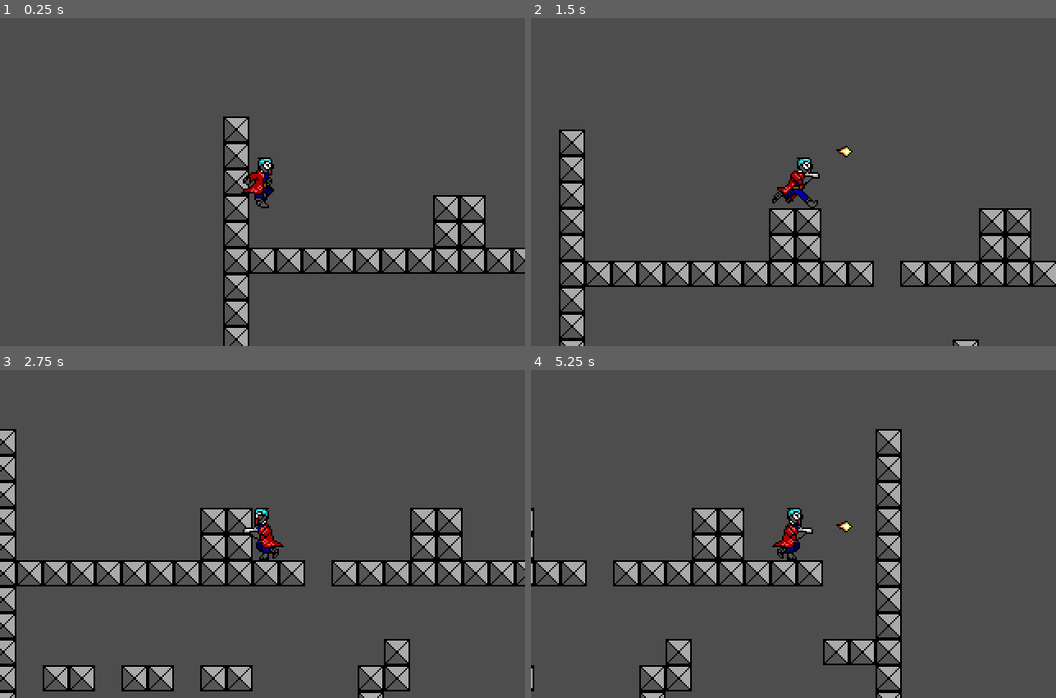
Above: before the commit, frames 1-4 (two rows, left to right).
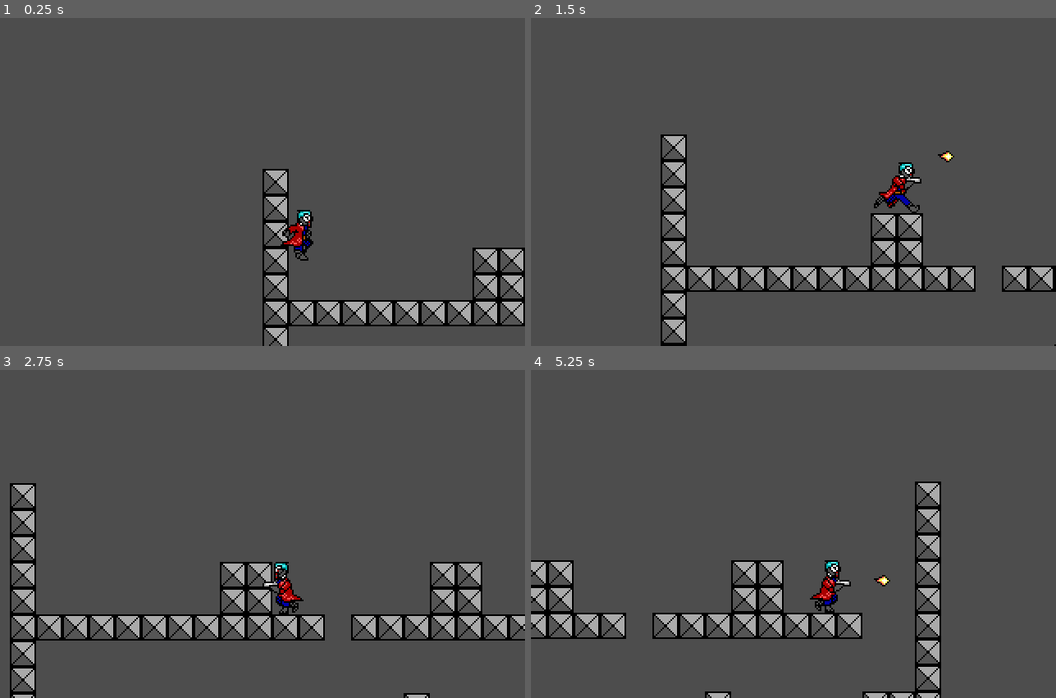
Above: after the commit, the same moments.

Repository: jucarave/nullfire
Game: Godot game, scene res://scenes/test_scene.tscn
The game is run twice, just before and just after one commit, with the same random seed, the same clock (stepped at 60 frames per second) and the same inputs. The project has no main scene, so this scene is started directly.
Inputs:
- Up to frame 1 (0.25 s): no input
- Up to frame 2 (1.5 s): hold Right (right) from 0.53 s (still down); tap A (shoot) at 0.6, 1.35 s; tap D (jump) at 0.77 s
- Up to frame 3 (2.75 s): tap D (jump) at 1.52 s; release Right (right) at 2.03 s; hold Left (left) from 2.03 s (still down); tap A (shoot) at 2.1 s
- Up to frame 4 (5.25 s): release Left (left) at 2.78 s; hold Right (right) 2.78-4.28 s; tap A (shoot) every 0.75 s from 2.85 to 5.1 s; tap D (jump) at 3.02, 3.77, 4.52 s; hold Left (left) 4.28-5.03 s; hold Right (right) from 5.03 s (still down)

The runs differ from the first frame. In frame 1, 11% of the frame differs, in the area x 42-100%, y 30-100%; in frame 2, 14%; in frame 3, 20%, in the area x 0-100%, y 18-100%; in frame 4, 16%.

Commit message:
feat: camera movement
move the camera only when the player passes a dead zone horizontally
or when he lands vertically or when the player is falling

Diff:
--- /dev/null
+++ b/entities/camera.gd
@@ -0,0 +1,25 @@
+extends Camera2D
+class_name CameraNullfire
+
+const HORIZONTAL_DEAD_ZONE: float = 64
+const VERTICAL_OFFSET: float = 32
+
+var last_platform_y: float = -1
+
+@export var player: Player
+@export var follow_speed: float = 128
+
+func _physics_process(delta: float) -> void:
+	# Follow horizontally
+	var delta_h: float = player.global_position.x - global_position.x
+	if abs(delta_h) > HORIZONTAL_DEAD_ZONE:
+		global_position.x = move_toward(global_position.x, player.global_position.x, follow_speed * delta)
+
+	# Follow vertically
+	if player.is_on_floor():
+		last_platform_y = player.global_position.y
+		global_position.y = lerp(global_position.y, last_platform_y - VERTICAL_OFFSET, 0.1)
+	elif player.velocity.y > 0:
+		global_position.y = max(global_position.y, player.global_position.y - VERTICAL_OFFSET)
+	else:
+		global_position.y = lerp(global_position.y, last_platform_y - VERTICAL_OFFSET, 0.1)
--- /dev/null
+++ b/entities/camera.tscn
@@ -0,0 +1,6 @@
+[gd_scene load_steps=2 format=3 uid="uid://co3pk1lrdl1hi"]
+
+[ext_resource type="Script" uid="uid://bq0y7suprc1c2" path="res://entities/camera.gd" id="1_ixxe8"]
+
+[node name="Camera" type="Camera2D"]
+script = ExtResource("1_ixxe8")
--- a/entities/player.gd
+++ b/entities/player.gd
@@ -26,6 +26,9 @@
 	return facing_direction + weapon
 
 func process_movement() -> void:
+	if is_animation_busy:
+		return
+
 	var hor: float = Input.get_axis("left", "right")
 
 	if hor != 0.0:
--- a/entities/player.tscn
+++ b/entities/player.tscn
@@ -408,8 +408,6 @@
 position = Vector2(0, 0.5)
 shape = SubResource("RectangleShape2D_rfe5m")
 
-[node name="Camera2D" type="Camera2D" parent="."]
-
 [node name="CeilingRaycast" type="ShapeCast2D" parent="."]
 position = Vector2(0, -4)
 shape = SubResource("RectangleShape2D_b0kkn")
--- a/scenes/test_scene.tscn
+++ b/scenes/test_scene.tscn
@@ -1,7 +1,8 @@
-[gd_scene load_steps=3 format=3 uid="uid://7115xnc7gxmy"]
+[gd_scene load_steps=4 format=3 uid="uid://7115xnc7gxmy"]
 
 [ext_resource type="PackedScene" uid="uid://bp5i70pyp0jr0" path="res://entities/player.tscn" id="1_j8ivh"]
 [ext_resource type="PackedScene" uid="uid://bgbphhhxbtoby" path="res://tile_maps/test_tile_map.tscn" id="1_nd71p"]
+[ext_resource type="PackedScene" uid="uid://co3pk1lrdl1hi" path="res://entities/camera.tscn" id="3_nd71p"]
 
 [node name="TestScene" type="Node2D"]
 
@@ -9,3 +10,6 @@
 
 [node name="Player" parent="." instance=ExtResource("1_j8ivh")]
 position = Vector2(24, 20)
+
+[node name="Camera" parent="." node_paths=PackedStringArray("player") instance=ExtResource("3_nd71p")]
+player = NodePath("../Player")
Not shown, changed: design/tasks.txt
Not shown, added: entities/camera.gd.uid
